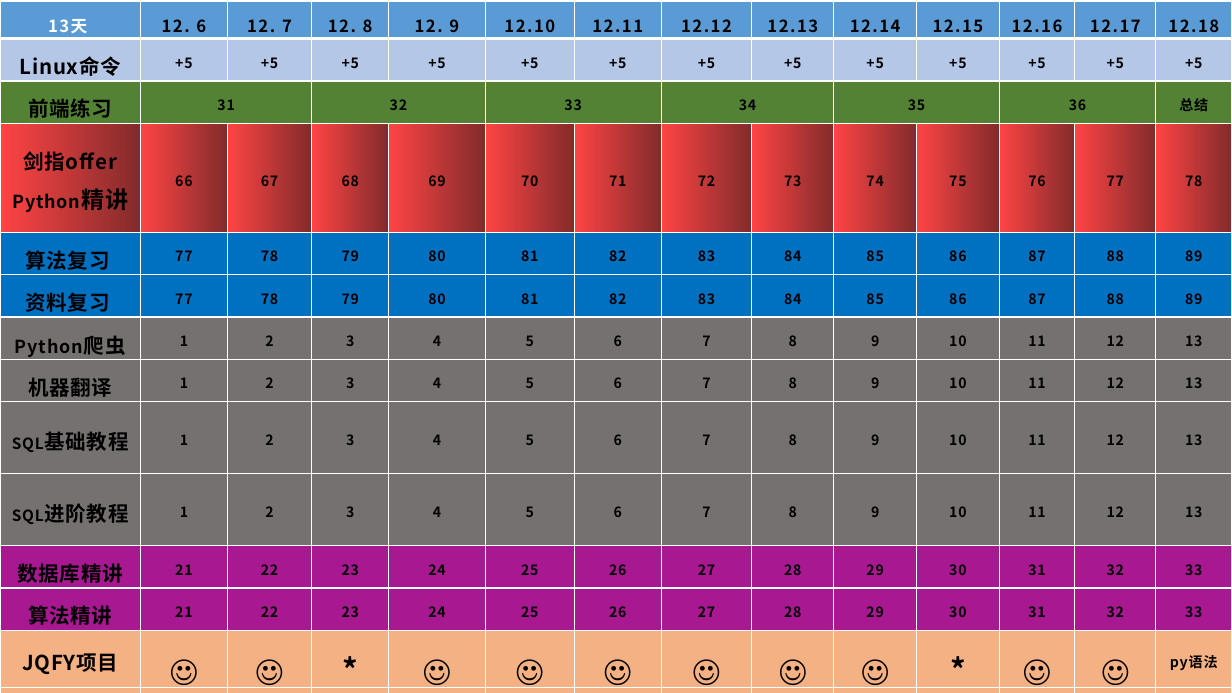
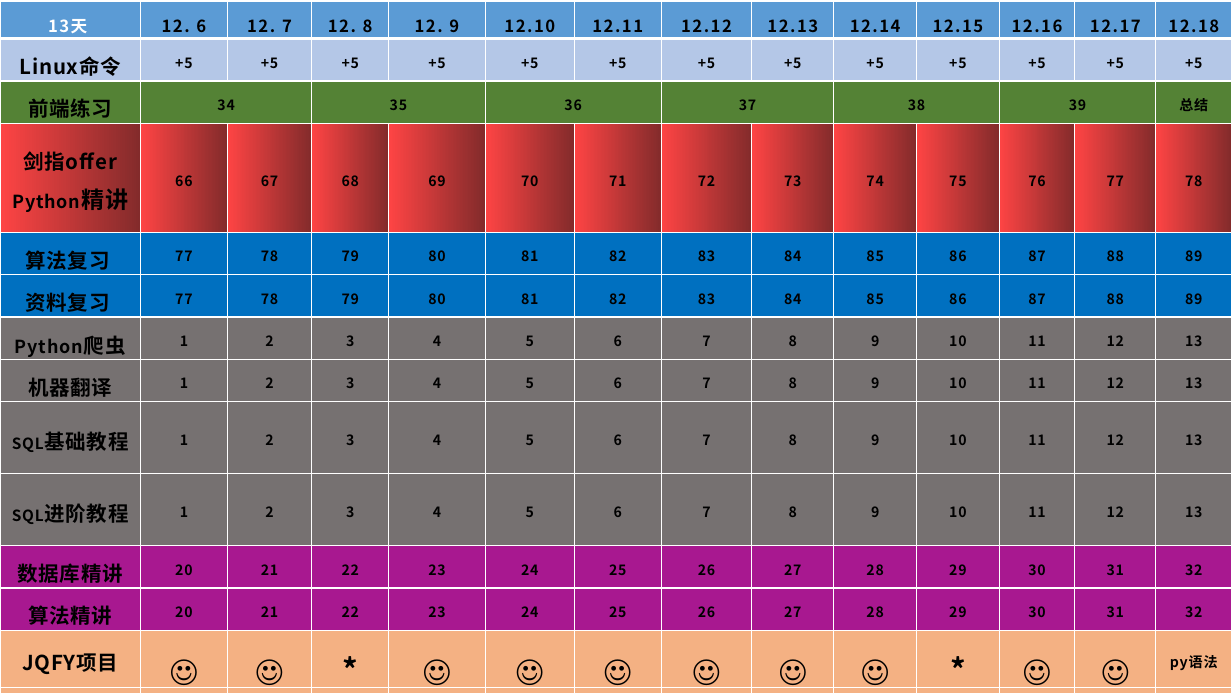
Before and after one commit to yufeifei2021/General-content-projects, a slide deck: slide 6 of a.pptx. Drawn at 1232x693 pixels with LibreOffice and Linux fonts; fonts in the diff are those of the drawing. Boxes give left, top, right and bottom in pixels: in the first picture for what was removed or moved away, otherwise in the second. Text is boxed around its words. In the diff, an @@ line names an element or a change of style, - is before the commit and + after.

```diff
--- a/a.pptx
+++ b/a.pptx
@@ table at [0,2,1232,691] @@
-row 3: 前端练习 | 31 |  | 32 |  | 33 |  | 34 |  | 35 |  | 36 |  | 总结
+row 3: 前端练习 | 34 |  | 35 |  | 36 |  | 37 |  | 38 |  | 39 |  | 总结
-row 11: 数据库精讲 | 21 | 22 | 23 | 24 | 25 | 26 | 27 | 28 | 29 | 30 | 31 | 32 | 33
+row 11: 数据库精讲 | 20 | 21 | 22 | 23 | 24 | 25 | 26 | 27 | 28 | 29 | 30 | 31 | 32
-row 12: 算法精讲 | 21 | 22 | 23 | 24 | 25 | 26 | 27 | 28 | 29 | 30 | 31 | 32 | 33
+row 12: 算法精讲 | 20 | 21 | 22 | 23 | 24 | 25 | 26 | 27 | 28 | 29 | 30 | 31 | 32
```
Also in this commit, not shown: 2 other slides changed.
